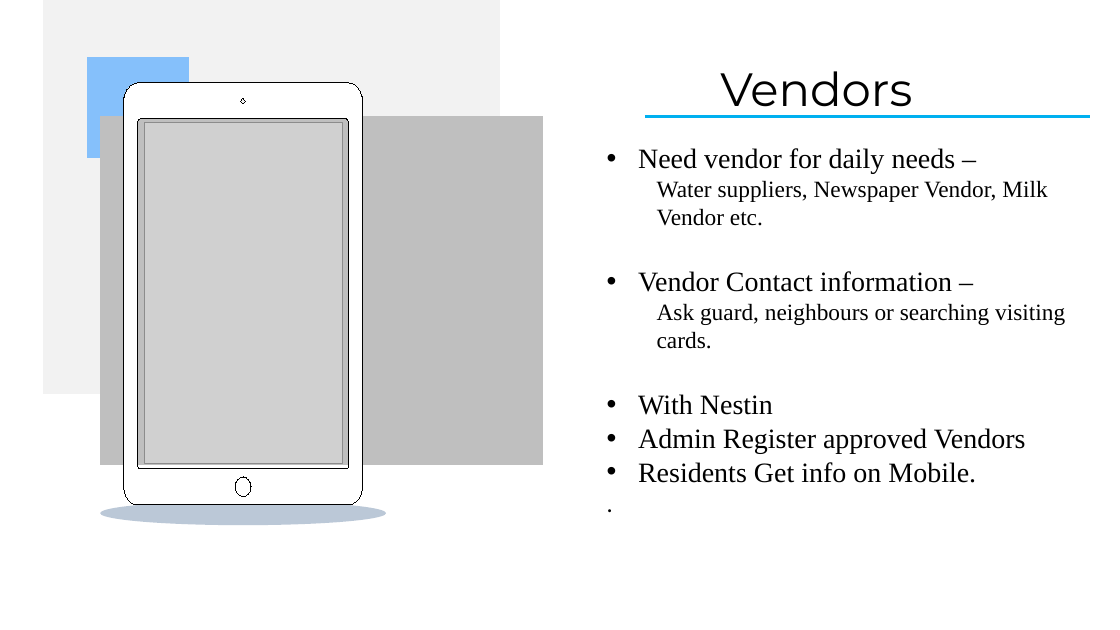
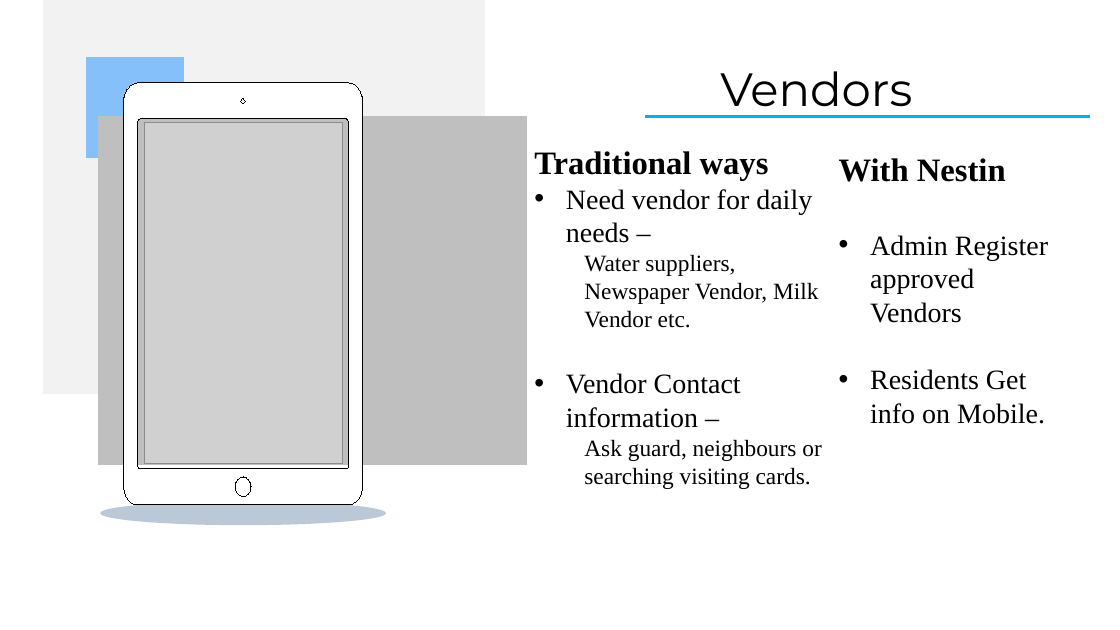
Before and after one commit to Anvisys/Documents, a slide deck: slide 12 of Nestin presentation.pptx. Drawn at 1120x630 pixels with LibreOffice and Linux fonts; fonts in the diff are those of the drawing; grey boxes stand for pictures. Boxes give left, top, right and bottom in pixels: in the first picture for what was removed or moved away, otherwise in the second. Text is boxed around its words. In the diff, an @@ line names an element or a change of style, - is before the commit and + after.

```diff
--- a/Nestin presentation.pptx
+++ b/Nestin presentation.pptx
@@ freeform shape: place and size @@
-freeform shape at box(44, 0, 499, 394)
+freeform shape at box(44, 0, 484, 394)
@@ freeform shape: place and size @@
-freeform shape at box(88, 57, 188, 157)
+freeform shape at box(87, 57, 184, 157)
@@ freeform shape: place and size @@
-freeform shape at box(100, 117, 542, 465)
+freeform shape at box(98, 117, 526, 465)
@@ text "Traditional ways": place and size @@
-text "Traditional ways" at box(638, 148, 1065, 483)
+text "Traditional ways" at box(534, 151, 821, 489)
@@ text at box(534, 151, 769, 180): paragraph added @@
+Traditional ways
@@ text added at box(839, 158, 1048, 424), 24 pt, text #000000 @@
+With Nestin
+• Admin Register approved Vendors
+• Residents Get info on Mobile.
@@ text at box(638, 394, 1026, 483): paragraphs removed @@
-• With Nestin
-• Admin Register approved Vendors
-• Residents Get info on Mobile.
-.
```
Also in this commit, not shown: 8 other slides changed, 2 slides removed.
